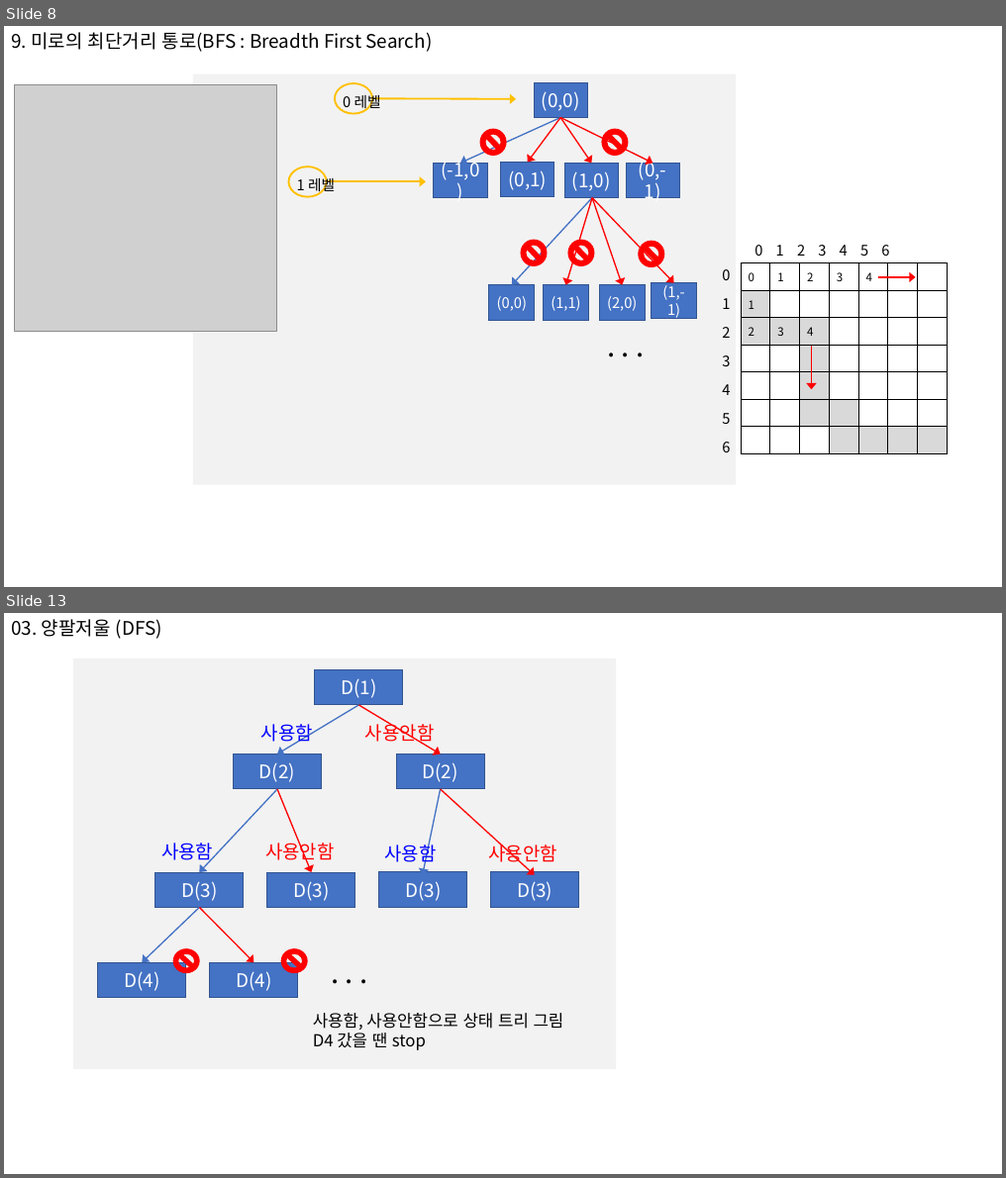
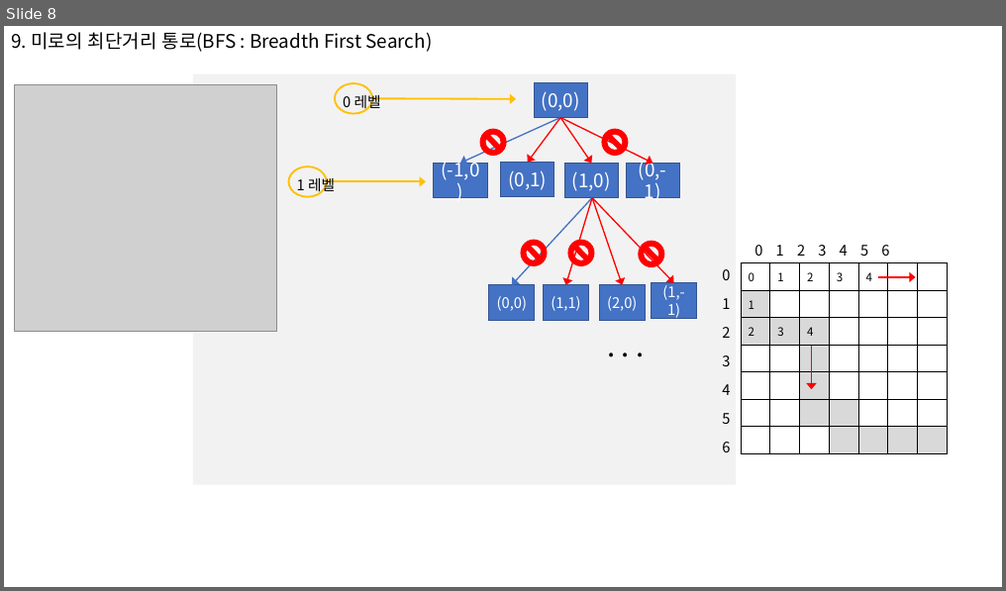
Before and after one commit to s-jinipark/pythonTest, a slide deck: inf-learn/section7/연습/인프런_코딩_section7.pptx. Shown one above the other, each under a label of ours: slides 8 and 13 before the commit, slide 8 after it; the slides between them are not shown. The pictures are 1006x1178 and 1006x591 pixels, drawn with LibreOffice and Linux fonts; fonts in the diff are those of the drawing; grey boxes stand for pictures. Boxes give left, top, right and bottom in pixels: in the first picture for what was removed or moved away, otherwise in the second. Text is boxed around its words. In the diff, an @@ line names an element or a change of style, - is before the commit and + after.

```diff
--- a/inf-learn/section7/연습/인프런_코딩_section7.pptx
+++ b/inf-learn/section7/연습/인프런_코딩_section7.pptx
@@ slide 13 removed at (x1=4, y1=613, x2=1002, y2=1174), background #FFFFFF @@
@@ text removed at (x1=11, y1=619, x2=162, y2=639) @@
-03. 양팔저울 (DFS)
@@ rectangle removed at (x1=73, y1=659, x2=616, y2=1069) @@
@@ rectangle removed at (x1=315, y1=669, x2=403, y2=705) @@
-D(1)
@@ text removed at (x1=261, y1=721, x2=435, y2=746) @@
-사용함 사용안함
@@ arrow removed from (358, 705) to (277, 755) @@
@@ arrow removed from (358, 705) to (441, 755) @@
@@ rectangle removed at (x1=233, y1=755, x2=322, y2=789) @@
-D(2)
@@ rectangle removed at (x1=396, y1=755, x2=484, y2=789) @@
-D(2)
@@ arrow removed from (277, 789) to (199, 872) @@
@@ arrow removed from (277, 789) to (312, 872) @@
@@ arrow removed from (441, 789) to (423, 875) @@
@@ arrow removed from (441, 789) to (535, 875) @@
@@ text removed at (x1=161, y1=839, x2=335, y2=863) @@
-사용함 사용안함
@@ text removed at (x1=384, y1=842, x2=557, y2=866) @@
-사용함 사용안함
@@ rectangle removed at (x1=155, y1=872, x2=244, y2=908) @@
-D(3)
@@ rectangle removed at (x1=267, y1=872, x2=355, y2=908) @@
-D(3)
@@ rectangle removed at (x1=379, y1=872, x2=467, y2=907) @@
-D(3)
@@ rectangle removed at (x1=491, y1=872, x2=580, y2=907) @@
-D(3)
@@ arrow removed from (199, 907) to (142, 962) @@
@@ arrow removed from (199, 907) to (254, 962) @@
@@ rectangle removed at (x1=98, y1=962, x2=186, y2=998) @@
-D(4)
@@ no-entry sign removed at (x1=173, y1=950, x2=199, y2=973) @@
@@ rectangle removed at (x1=210, y1=962, x2=298, y2=998) @@
-D(4)
@@ no-entry sign removed at (x1=282, y1=950, x2=307, y2=973) @@
@@ text removed at (x1=324, y1=951, x2=389, y2=993) @@
-. . .
@@ text removed at (x1=313, y1=1013, x2=564, y2=1051) @@
-사용함, 사용안함으로 상태 트리 그림
-D4 갔을 땐 stop
```
Also in this commit, not shown: 1 slide added, 7 other slides removed, 46 other files.
